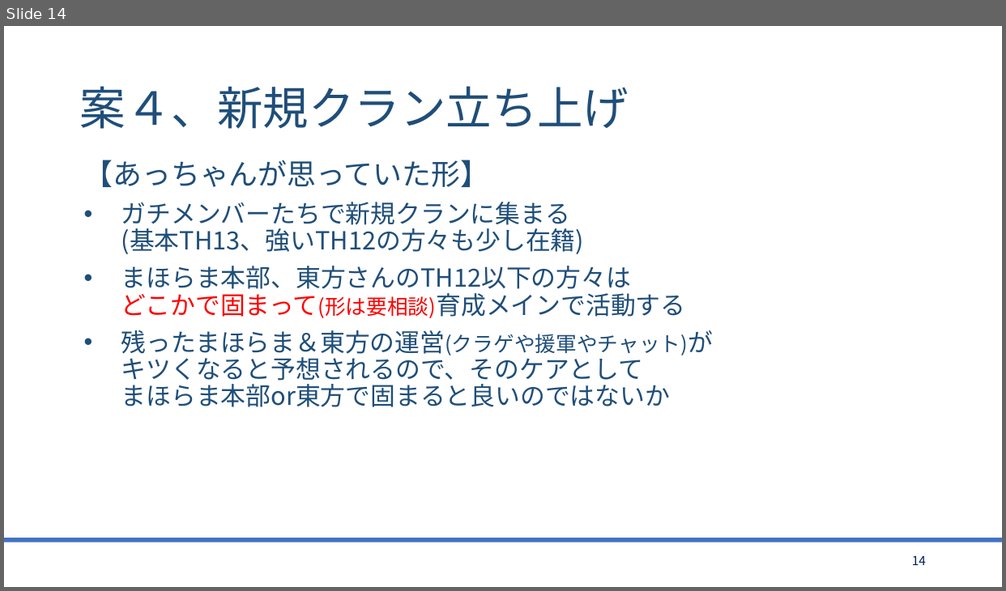
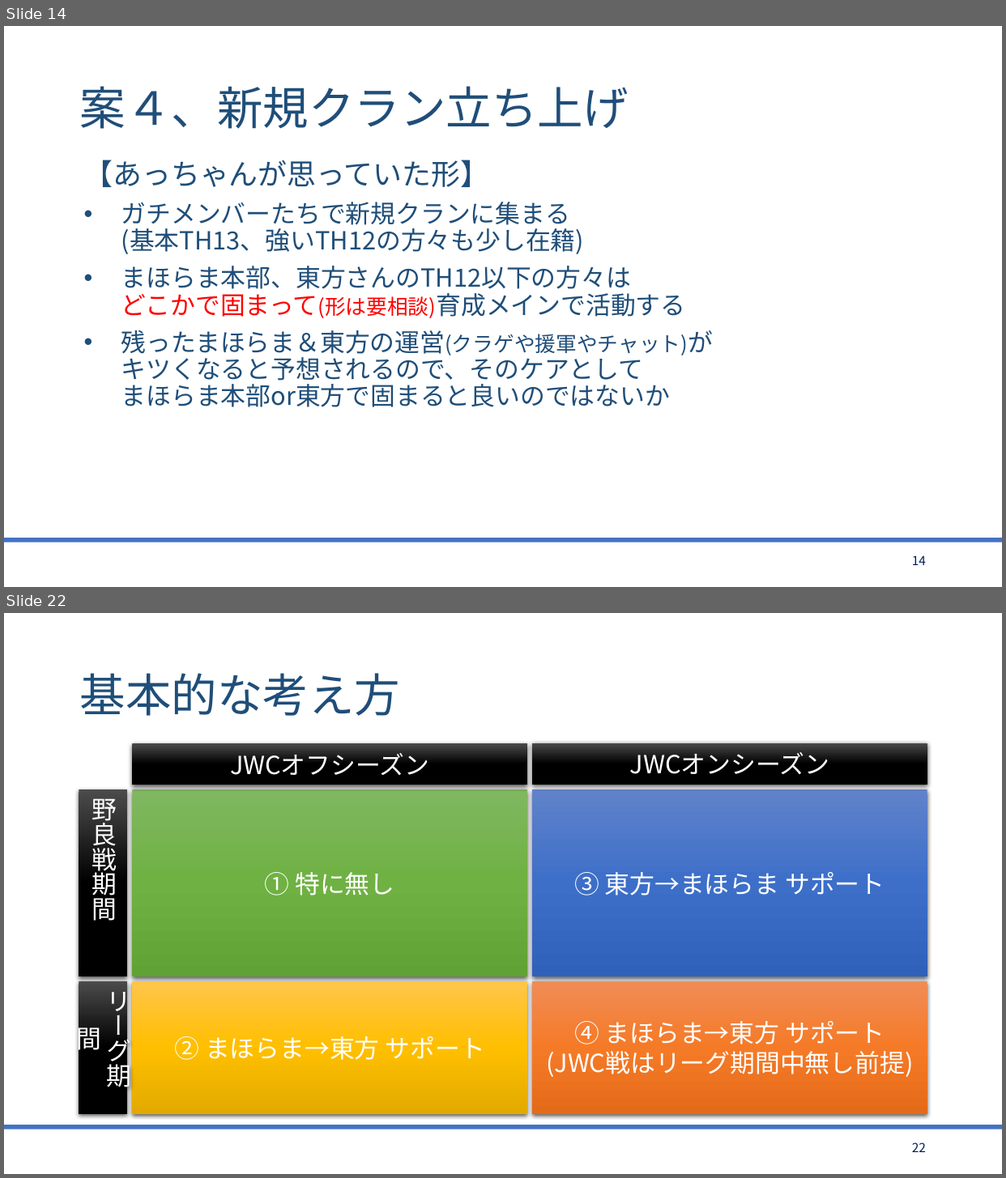
Before and after one commit to bigtreeCoC/documents, a slide deck: 東方とまほらまの今後について.pptx. Shown one above the other, each under a label of ours: slide 14 before the commit, slides 14 and 22 after it; the slides between them are not shown. The pictures are 1006x591 and 1006x1178 pixels, drawn with LibreOffice and Linux fonts; fonts in the diff are those of the drawing. Boxes give left, top, right and bottom in pixels: in the first picture for what was removed or moved away, otherwise in the second. Text is boxed around its words. In the diff, an @@ line names an element or a change of style, - is before the commit and + after.

Commit message:
東方とまほらま(2版)

```diff
--- a/東方とまほらまの今後について.pptx
+++ b/東方とまほらまの今後について.pptx
@@ slide 22 added at (4, 613, 1002, 1174), background #FFFFFF; not listed: 1 template element that a slide beside it also shows @@
@@ title added at (80, 673, 400, 716), 44 pt, text #1F4E79 @@
+基本的な考え方
@@ rectangle added at (132, 743, 527, 786), fill gradient #4B4B4B to #000000, 24 pt, text #FFFFFF @@
+JWCオフシーズン
@@ rectangle added at (533, 743, 928, 786), fill gradient #4B4B4B to #000000, 24 pt, text #FFFFFF @@
+JWCオンシーズン
@@ rectangle added at (79, 790, 127, 977), fill gradient #4B4B4B to #000000, 24 pt, text #FFFFFF @@
+野良戦期間
@@ rectangle added at (132, 790, 527, 977), fill gradient #81B861 to #6FB242 to #62A336, 24 pt, text #FFFFFF @@
+① 特に無し
@@ rectangle added at (533, 790, 928, 977), fill gradient #6183CB to #3E70CA to #3062BB, 24 pt, text #FFFFFF @@
+③ 東方→まほらま サポート
@@ rectangle added at (79, 982, 127, 1114), fill gradient #4B4B4B to #000000, 24 pt, text #FFFFFF @@
+リーグ期間
@@ rectangle added at (132, 982, 527, 1114), fill gradient #FFC64B to #FFC000 to #E3AB00, 24 pt, text #FFFFFF @@
+② まほらま→東方 サポート
@@ rectangle added at (533, 982, 928, 1114), fill gradient #F18C57 to #F67B28 to #E56C19, 24 pt, text #FFFFFF @@
+④ まほらま→東方 サポート
+(JWC戦はリーグ期間中無し前提)
@@ page number added at (912, 1143, 926, 1152), 12 pt, text #002060 @@
+22
```
Also in this commit, not shown: 4 slides changed, 9 other slides added, 1 other file.
